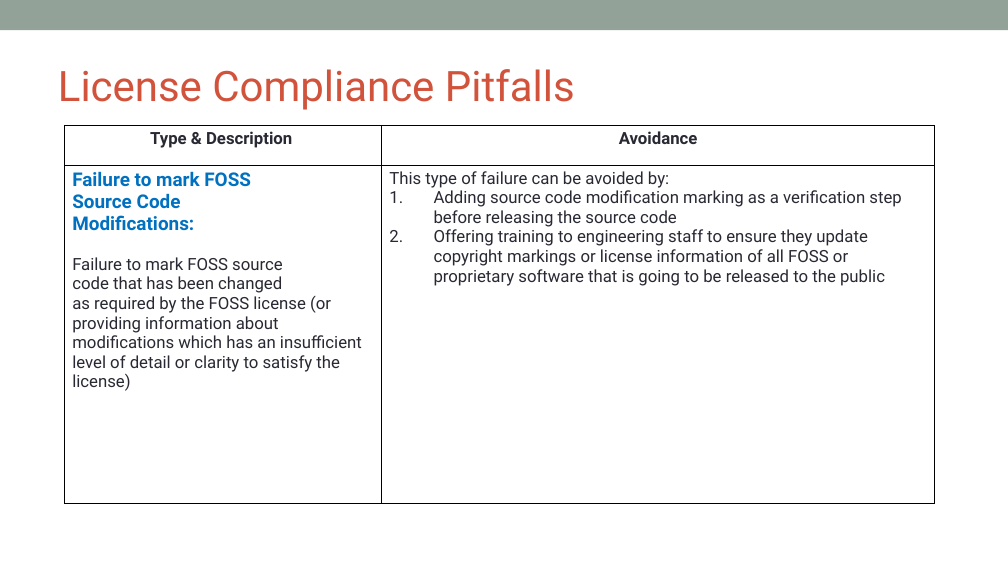
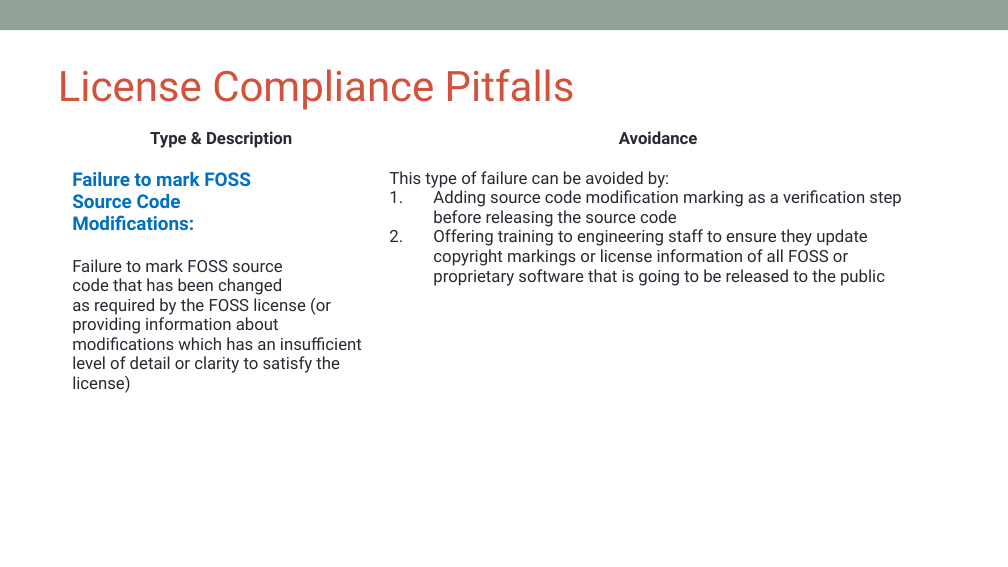
Before and after one commit to OpenChain-Project/Curriculum, a slide deck: slide 73 of slides/openchain-curriculum-for-1-1.pptx. Drawn at 1008x567 pixels with LibreOffice and Linux fonts; fonts in the diff are those of the drawing; background and template pictures are left out. Boxes give left, top, right and bottom in pixels: in the first picture for what was removed or moved away, otherwise in the second. Text is boxed around its words. In the diff, an @@ line names an element or a change of style, - is before the commit and + after.

```diff
--- a/slides/openchain-curriculum-for-1-1.pptx
+++ b/slides/openchain-curriculum-for-1-1.pptx
@@ table at (x1=65, y1=126, x2=935, y2=504) @@
@@ fill none to #FFFFFF in 4 cells @@
@@ indent changed @@
@@ borders changed @@
```
Also in this commit, not shown: 48 other slides changed, 32 slides added, 2 other files.
